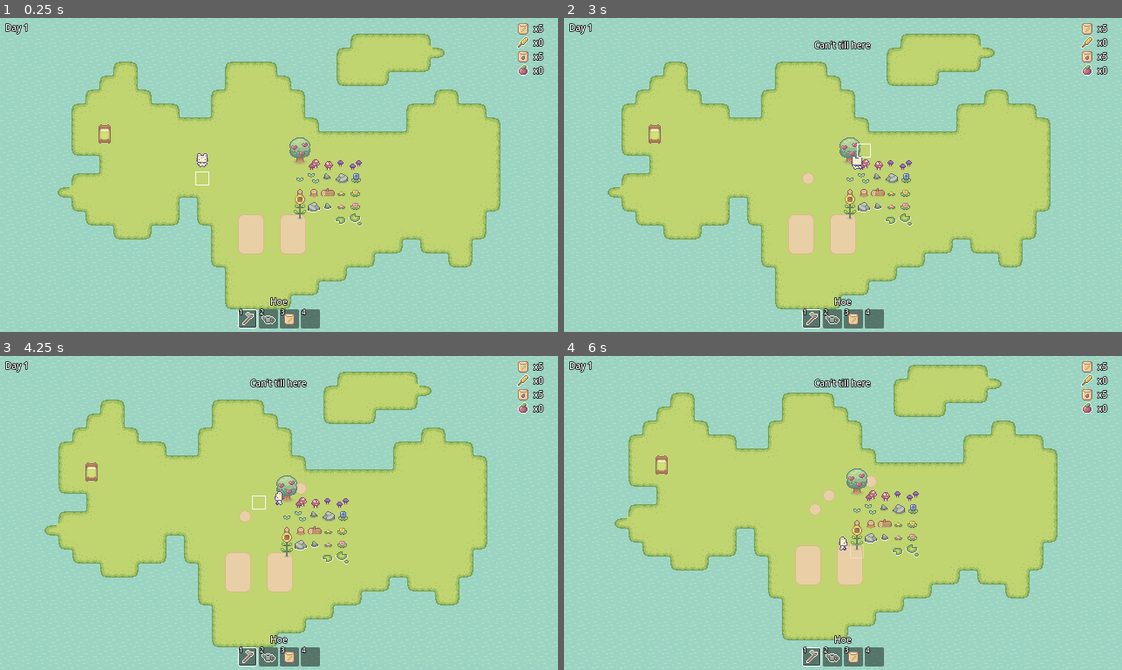
Above: before the commit, frames 1-4 (two rows, left to right).
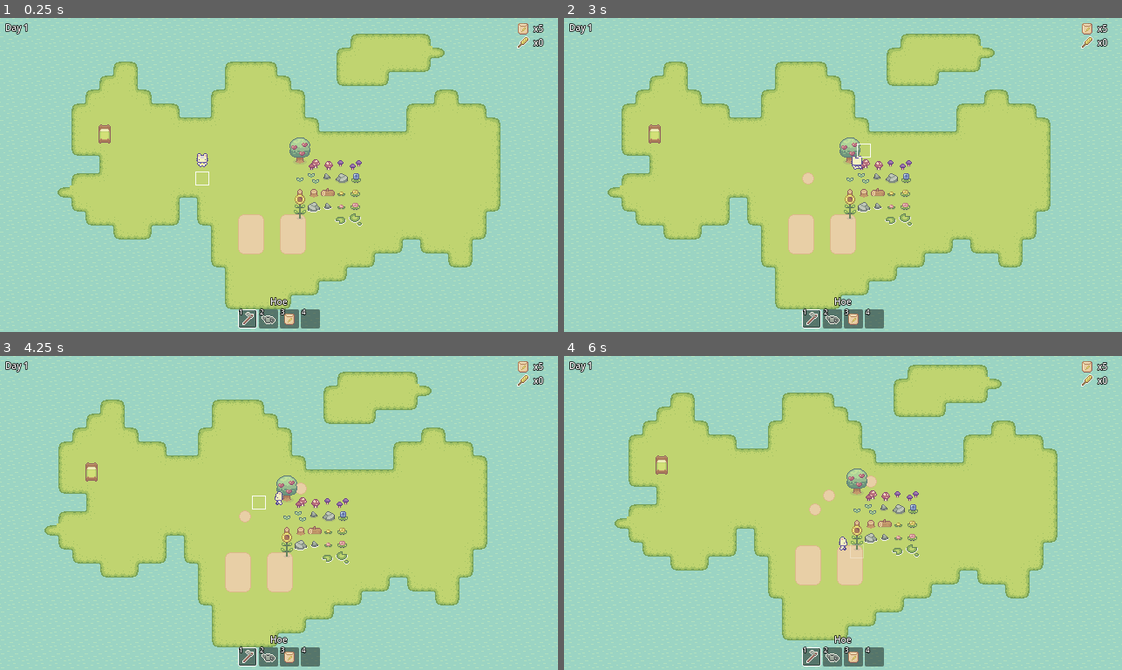
Above: after the commit, the same moments.

Repository: LukeCheese-17/2D-Farming-Game
Game: Godot game, scene res://scene/main/main.tscn
Same seed, same stepped clock (60 frames per second), same inputs: the game is played once before the commit and once after it.
Inputs:
- Up to frame 1 (0.25 s): no input
- Up to frame 2 (3 s): tap Enter at 0.5 s; hold D (move_right) 0.53-1.28 s; hold E (interact) 0.53-1.28 s; hold S (move_down) 1.28-2.03 s; tap Space (use_tool) at 1.35, 2.85 s; hold D (move_right) 2.03-2.78 s; hold E (interact) 2.03-2.78 s; hold W (move_up) from 2.78 s (still down)
- Up to frame 3 (4.25 s): tap Space (use_tool) at 3.5 s; release W (move_up) at 3.53 s; hold A (move_left) from 3.53 s (still down); hold E (interact) from 3.53 s (still down)
- Up to frame 4 (6 s): release E (interact) at 4.28 s; tap Space (use_tool) at 4.35, 5.85 s; release A (move_left) at 5.03 s; hold S (move_down) 5.03-5.78 s; hold E (interact) 5.03-5.78 s; hold D (move_right) from 5.78 s (still down)

The runs differ from the first frame. In frame 1, 0.2% of the frame differs, in the area x 92-98%, y 10-19%; in frame 2, 0.4%; in frame 3, 0.4%; in frame 4, 0.4%, in the area x 44-98%, y 7-19%.

Commit message:
Remove unrequested extras: tomato, seed cycling, J key, fade, chopping anims, messages
Removes features added in b0f1f97 that were never asked for:
- second crop (tomato) and seed-type cycling with its HUD hint
- extra J key binding on use_tool (Space only)
- sleep fade-to-black and "Good morning! Day N" message
- unused chopping_back/left/right animations (chopping_front kept)
- failure messages other than "Not ripe yet"

Co-Authored-By: Claude Opus 5.5 <noreply@anthropic.com>

Diff:
--- a/data/crops/tomato.tres
+++ /dev/null
@@ -1,37 +0,0 @@
-[gd_resource type="Resource" script_class="CropData" format=3]
-
-[ext_resource type="Script" path="res://scene/crops/crop_data.gd" id="1_data"]
-[ext_resource type="Texture2D" uid="uid://dsa0ypl8tj0uf" path="res://assets/Objects/Basic_Plants.png" id="2_plants"]
-
-[sub_resource type="AtlasTexture" id="AtlasTexture_0"]
-atlas = ExtResource("2_plants")
-region = Rect2(0, 16, 16, 16)
-
-[sub_resource type="AtlasTexture" id="AtlasTexture_1"]
-atlas = ExtResource("2_plants")
-region = Rect2(16, 16, 16, 16)
-
-[sub_resource type="AtlasTexture" id="AtlasTexture_2"]
-atlas = ExtResource("2_plants")
-region = Rect2(32, 16, 16, 16)
-
-[sub_resource type="AtlasTexture" id="AtlasTexture_3"]
-atlas = ExtResource("2_plants")
-region = Rect2(48, 16, 16, 16)
-
-[sub_resource type="AtlasTexture" id="AtlasTexture_4"]
-atlas = ExtResource("2_plants")
-region = Rect2(64, 16, 16, 16)
-
-[sub_resource type="AtlasTexture" id="AtlasTexture_5"]
-atlas = ExtResource("2_plants")
-region = Rect2(80, 16, 16, 16)
-
-[resource]
-script = ExtResource("1_data")
-id = &"tomato"
-display_name = "Tomato"
-stage_textures = Array[Texture2D]([SubResource("AtlasTexture_1"), SubResource("AtlasTexture_2"), SubResource("AtlasTexture_3"), SubResource("AtlasTexture_4")])
-days_to_grow = 5
-seed_icon = SubResource("AtlasTexture_0")
-produce_icon = SubResource("AtlasTexture_5")
--- a/project.godot
+++ b/project.godot
@@ -60,7 +60,6 @@
 use_tool={
 "deadzone": 0.2,
 "events": [Object(InputEventKey,"resource_local_to_scene":false,"resource_name":"","device":-1,"window_id":0,"alt_press …(190 unchanged characters)…
-, Object(InputEventKey,"resource_local_to_scene":false,"resource_name":"","device":-1,"window_id":0,"alt_pressed":false,"shift_pressed":false,"ctrl_pressed":false,"meta_pressed":false,"pressed":false,"keycode":0,"physical_keycode":74,"key_label":0,"unicode":0,"location":0,"echo":false,"script":null)
 ]
 }
 interact={
--- a/scene/main/farm.gd
+++ b/scene/main/farm.gd
@@ -102,27 +102,19 @@
 
 func _till(cell: Vector2i) -> void:
 	if not can_till(cell):
-		GameState.post_message("Can't till here")
 		return
 	tilled_layer.set_cells_terrain_connect([cell], DIRT_TERRAIN_SET, DIRT_TERRAIN)
 
 
 func _water(cell: Vector2i) -> void:
-	if not is_tilled(cell):
-		GameState.post_message("Water tilled soil")
-		return
-	if is_watered(cell):
+	if not can_water(cell):
 		return
 	_watered[cell] = true
 	wet_layer.set_cells_terrain_connect([cell], DIRT_TERRAIN_SET, DIRT_TERRAIN)
 
 
 func _plant(cell: Vector2i, crop_data: CropData) -> void:
-	if not can_plant(cell):
-		GameState.post_message("Plant on empty tilled soil")
-		return
-	if not GameState.remove_item(crop_data.seed_item):
-		GameState.post_message("No %s seeds left" % crop_data.display_name.to_lower())
+	if not can_plant(cell) or not GameState.remove_item(crop_data.seed_item):
 		return
 	var crop: Crop = CROP_SCENE.instantiate()
 	crop.setup(crop_data)
--- a/scene/player/player.tscn
+++ b/scene/player/player.tscn
@@ -4,14 +4,6 @@
 [ext_resource type="Texture2D" uid="uid://b5q2rjb2t2hum" path="res://assets/Characters/Basic Charakter Actions.png" id="1_actions"]
 [ext_resource type="Texture2D" uid="uid://bvsdm2oj6bt6c" path="res://assets/Characters/Basic Charakter Spritesheet.png" id="2_sheet"]
 
-[sub_resource type="AtlasTexture" id="AtlasTexture_1"]
-atlas = ExtResource("1_actions")
-region = Rect2(0, 240, 48, 48)
-
-[sub_resource type="AtlasTexture" id="AtlasTexture_2"]
-atlas = ExtResource("1_actions")
-region = Rect2(48, 240, 48, 48)
-
 [sub_resource type="AtlasTexture" id="AtlasTexture_3"]
 atlas = ExtResource("1_actions")
 region = Rect2(0, 192, 48, 48)
@@ -19,22 +11,6 @@
 [sub_resource type="AtlasTexture" id="AtlasTexture_4"]
 atlas = ExtResource("1_actions")
 region = Rect2(48, 192, 48, 48)
-
-[sub_resource type="AtlasTexture" id="AtlasTexture_5"]
-atlas = ExtResource("1_actions")
-region = Rect2(0, 288, 48, 48)
-
-[sub_resource type="AtlasTexture" id="AtlasTexture_6"]
-atlas = ExtResource("1_actions")
-region = Rect2(48, 288, 48, 48)
-
-[sub_resource type="AtlasTexture" id="AtlasTexture_7"]
-atlas = ExtResource("1_actions")
-region = Rect2(0, 336, 48, 48)
-
-[sub_resource type="AtlasTexture" id="AtlasTexture_8"]
-atlas = ExtResource("1_actions")
-region = Rect2(48, 336, 48, 48)
 
 [sub_resource type="AtlasTexture" id="AtlasTexture_9"]
 atlas = ExtResource("2_sheet")
@@ -168,17 +144,6 @@
 animations = [{
 "frames": [{
 "duration": 1.0,
-"texture": SubResource("AtlasTexture_1")
-}, {
-"duration": 1.0,
-"texture": SubResource("AtlasTexture_2")
-}],
-"loop": false,
-"name": &"chopping_back",
-"speed": 4.0
-}, {
-"frames": [{
-"duration": 1.0,
 "texture": SubResource("AtlasTexture_3")
 }, {
 "duration": 1.0,
@@ -186,28 +151,6 @@
 }],
 "loop": false,
 "name": &"chopping_front",
-"speed": 4.0
-}, {
-"frames": [{
-"duration": 1.0,
-"texture": SubResource("AtlasTexture_5")
-}, {
-"duration": 1.0,
-"texture": SubResource("AtlasTexture_6")
-}],
-"loop": false,
-"name": &"chopping_left",
-"speed": 4.0
-}, {
-"frames": [{
-"duration": 1.0,
-"texture": SubResource("AtlasTexture_7")
-}, {
-"duration": 1.0,
-"texture": SubResource("AtlasTexture_8")
-}],
-"loop": false,
-"name": &"chopping_right",
 "speed": 4.0
 }, {
 "frames": [{
--- a/scene/ui/hud.gd
+++ b/scene/ui/hud.gd
@@ -13,7 +13,6 @@
 @onready var _tool_label: Label = $Root/ToolLabel
 @onready var _prompt_label: Label = $Root/PromptLabel
 @onready var _message_label: Label = $Root/MessageLabel
-@onready var _fade: ColorRect = $Root/Fade
 
 var _slots: Array[Panel] = []
 var _seeds_slot_icon: TextureRect
@@ -104,8 +103,7 @@
 	var tool_name: String = Tools.NAMES[GameState.current_tool]
 	match GameState.current_tool:
 		Tools.Type.SEEDS:
-			tool_name = "%s seeds (%d) - press 3 to switch" % [
-				crop.display_name, GameState.get_item_count(crop.seed_item)]
+			tool_name = "%s seeds (%d)" % [crop.display_name, GameState.get_item_count(crop.seed_item)]
 		Tools.Type.HAND:
 			tool_name = "Hand - harvest ripe crops"
 	_tool_label.text = tool_name
@@ -140,6 +138,3 @@
 
 func _on_day_changed(day: int) -> void:
 	_day_label.text = "Day %d" % day
-	_fade.color.a = 1.0
-	create_tween().tween_property(_fade, "color:a", 0.0, 0.8)
-	_show_message("Good morning! Day %d" % day)
--- a/scene/ui/hud.tscn
+++ b/scene/ui/hud.tscn
@@ -91,13 +91,3 @@
 grow_vertical = 0
 theme_override_constants/separation = 2
 alignment = 1
-
-[node name="Fade" type="ColorRect" parent="Root"]
-layout_mode = 1
-anchors_preset = 15
-anchor_right = 1.0
-anchor_bottom = 1.0
-grow_horizontal = 2
-grow_vertical = 2
-mouse_filter = 2
-color = Color(0, 0, 0, 0)
--- a/scripts/game_state.gd
+++ b/scripts/game_state.gd
@@ -13,12 +13,10 @@
 ## Every crop the player can grow. Add a new CropData .tres here to add a crop.
 var crops: Array[CropData] = [
 	preload("res://data/crops/wheat.tres"),
-	preload("res://data/crops/tomato.tres"),
 ]
 
 var day := 1
 var current_tool := Tools.Type.HOE
-var selected_crop_index := 0
 
 var _items: Dictionary[StringName, int] = {}
 
@@ -29,13 +27,10 @@
 
 
 func get_selected_crop() -> CropData:
-	return crops[selected_crop_index]
+	return crops[0]
 
 
-## Selecting the seeds tool again cycles through the crop types.
 func select_tool(tool: Tools.Type) -> void:
-	if tool == Tools.Type.SEEDS and current_tool == Tools.Type.SEEDS:
-		selected_crop_index = (selected_crop_index + 1) % crops.size()
 	current_tool = tool
 	tool_changed.emit()
 
